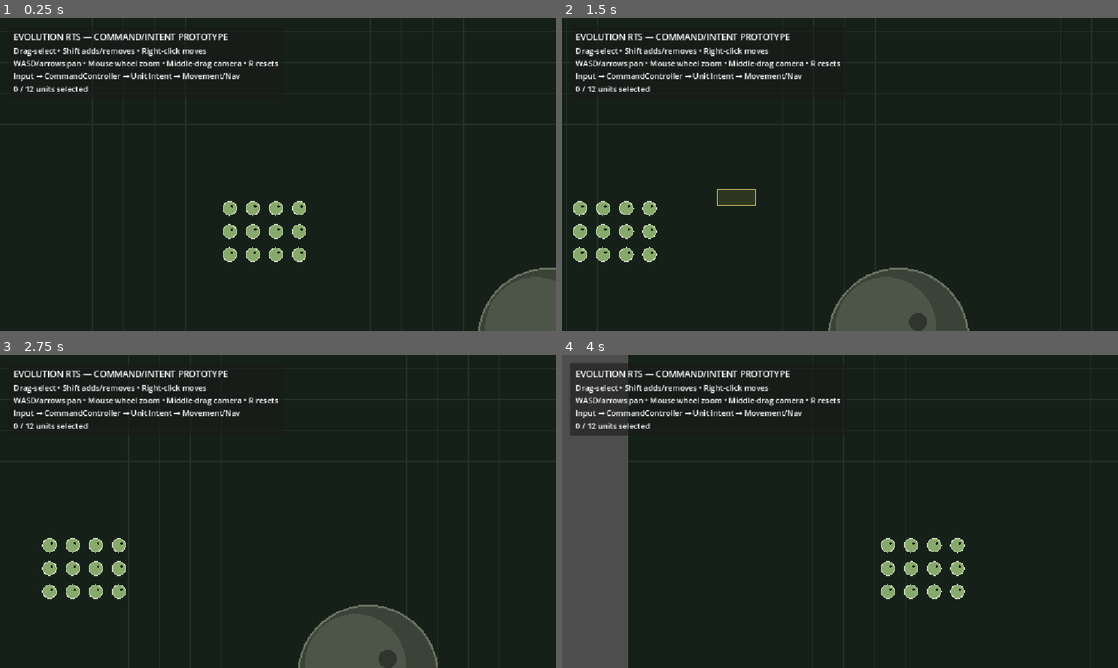
Above: before the commit, frames 1-4 (two rows, left to right).
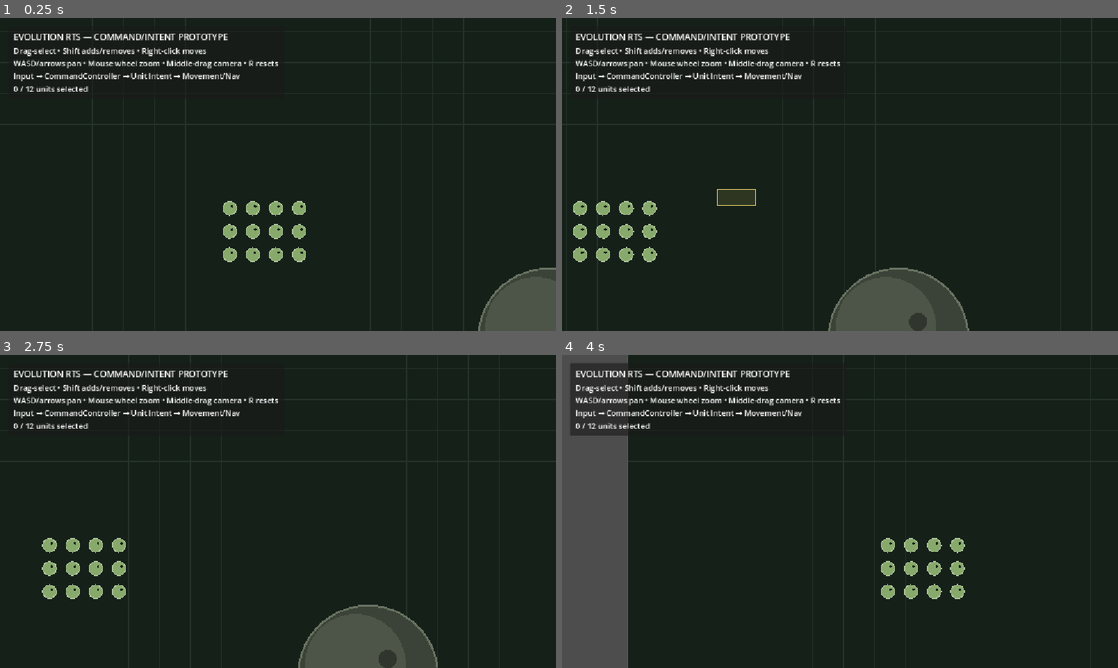
Above: after the commit, the same moments.

Repository: asbarbier/ChildrenOfTime
Game: Godot game, scene res://scenes/main.tscn
Same seed, same stepped clock (60 frames per second), same inputs: the game is played once before the commit and once after it.
Inputs (mouse positions are in pixels of both pictures, inside the frame that each line leads up to):
- Up to frame 1 (0.25 s): no input
- Up to frame 2 (1.5 s): tap Enter at 0.5 s; move the mouse to (962, 158) at 0.52 s; hold D 0.53-1.25 s; tap R at 0.6 s; click (962, 158) at 0.67 s; drag from (728, 190) to (812, 237) at 1.27 s
- Up to frame 3 (2.75 s): move the mouse to (333, 442) at 2.02 s; hold D from 2.03 s (still down); tap R at 2.1 s; click (333, 442) at 2.17 s
- Up to frame 4 (4 s): release D at 2.75 s; drag from (812, 574) to (673, 464) at 2.77 s; move the mouse to (1006, 558) at 3.52 s; hold A from 3.53 s (still down); tap R at 3.6 s; click (1006, 558) at 3.67 s

The runs differ from the first frame. In frame 1, 0.3% of the frame differs, in the area x 40-55%, y 58-78%; in frame 2, 0.3%; in frame 3, 0.3%, in the area x 7-23%, y 58-78%; in frame 4, 0.3%.

Commit message:
Build 7.0: compose faction and combat into unit intents

Diff:
--- a/scripts/unit.gd
+++ b/scripts/unit.gd
@@ -1,5 +1,8 @@
 class_name RTSUnit
 extends Node2D
+
+const RTSFactionComponentScript = preload("res://scripts/faction_component.gd")
+const RTSCombatComponentScript = preload("res://scripts/combat_component.gd")
 
 enum Intent {
 	IDLE,
@@ -10,6 +13,8 @@
 }
 
 signal intent_changed(previous_intent: int, current_intent: int)
+signal chase_repath_requested(unit, target)
+signal died(unit)
 
 @export var move_speed: float = 190.0
 @export var acceleration: float = 900.0
@@ -18,26 +23,89 @@
 @export var separation_radius: float = 34.0
 @export var separation_strength: float = 0.85
 @export var obstacle_clearance: float = 4.0
+@export var chase_repath_interval: float = 0.35
+@export var chase_repath_distance: float = 28.0
 
 var selected: bool = false
 var unit_id: int = 0
 var current_intent: Intent = Intent.IDLE
+var display_color := Color("87a96b")
+
+var faction_component: RTSFactionComponent
+var combat_component: RTSCombatComponent
+var attack_target: RTSUnit = null
+
 var target_position := Vector2.ZERO
 var current_velocity := Vector2.ZERO
 var navigation_path := PackedVector2Array()
 var path_index: int = 0
+var chase_repath_remaining: float = 0.0
+var last_chase_target_position := Vector2.ZERO
 
 func _ready() -> void:
 	target_position = global_position
 	add_to_group("rts_units")
+	_build_components()
+	queue_redraw()
+
+func _build_components() -> void:
+	faction_component = RTSFactionComponentScript.new() as RTSFactionComponent
+	faction_component.name = "Faction"
+	add_child(faction_component)
+
+	combat_component = RTSCombatComponentScript.new() as RTSCombatComponent
+	combat_component.name = "Combat"
+	add_child(combat_component)
+	combat_component.health_changed.connect(_on_health_changed)
+	combat_component.died.connect(_on_combat_died)
+
+func configure_affiliation(team_id: int, color: Color) -> void:
+	display_color = color
+	if faction_component != null:
+		faction_component.configure(team_id)
+	queue_redraw()
+
+func configure_combat(
+	health: float,
+	damage: float,
+	attack_range: float,
+	attack_cooldown: float
+) -> void:
+	if combat_component != null:
+		combat_component.configure(health, damage, attack_range, attack_cooldown)
 	queue_redraw()
 
 func set_selected(value: bool) -> void:
-	selected = value
+	selected = value and can_receive_commands()
 	queue_redraw()
 
 func can_receive_commands() -> bool:
-	return current_intent != Intent.DEAD
+	return current_intent != Intent.DEAD and is_alive()
+
+func is_alive() -> bool:
+	return combat_component != null and combat_component.is_alive()
+
+func get_team_id() -> int:
+	if faction_component == null:
+		return 0
+	return faction_component.team_id
+
+func is_on_team(team_id: int) -> bool:
+	return get_team_id() == team_id
+
+func is_hostile_to(other: RTSUnit) -> bool:
+	if other == null or faction_component == null or other.faction_component == null:
+		return false
+	return faction_component.is_hostile_to(other.faction_component)
+
+func is_valid_attack_target(other: RTSUnit) -> bool:
+	return (
+		other != null
+		and is_instance_valid(other)
+		and other != self
+		and other.is_alive()
+		and is_hostile_to(other)
+	)
 
 func command_move_to(world_position: Vector2) -> void:
 	var fallback_path := PackedVector2Array()
@@ -49,33 +117,42 @@
 	if not can_receive_commands():
 		return
 
-	navigation_path = path
-	path_index = 0
-
+	attack_target = null
+	_set_navigation_path(path, Intent.MOVE)
+
+func command_attack_target(target: RTSUnit, path: PackedVector2Array) -> void:
+	if not can_receive_commands() or not is_valid_attack_target(target):
+		return
+
+	attack_target = target
+	last_chase_target_position = target.global_position
+	chase_repath_remaining = 0.0
+
+	if _is_attack_target_in_range():
+		_begin_attacking()
+		return
+
+	_set_navigation_path(path, Intent.CHASE)
 	if navigation_path.is_empty():
+		_request_chase_repath()
+
+func command_chase_path(target: RTSUnit, path: PackedVector2Array) -> void:
+	if not can_receive_commands() or not is_valid_attack_target(target):
 		command_stop()
 		return
 
-	target_position = navigation_path[navigation_path.size() - 1]
-
-	while (
-		path_index < navigation_path.size()
-		and global_position.distance_to(navigation_path[path_index]) <= waypoint_tolerance
-	):
-		path_index += 1
-
-	if path_index >= navigation_path.size():
-		global_position = target_position
-		command_stop()
-		return
-
-	_set_intent(Intent.MOVE)
-	queue_redraw()
+	attack_target = target
+	last_chase_target_position = target.global_position
+
+	if _is_attack_target_in_range():
+		_begin_attacking()
+		return
+
+	_set_navigation_path(path, Intent.CHASE)
 
 func command_stop() -> void:
-	navigation_path = PackedVector2Array()
-	path_index = 0
-	target_position = global_position
+	attack_target = null
+	_clear_navigation()
 	current_velocity = Vector2.ZERO
 
 	if current_intent != Intent.DEAD:
@@ -85,8 +162,8 @@
 
 func mark_dead() -> void:
 	selected = false
-	navigation_path = PackedVector2Array()
-	path_index = 0
+	attack_target = null
+	_clear_navigation()
 	current_velocity = Vector2.ZERO
 	_set_intent(Intent.DEAD)
 	queue_redraw()
@@ -114,12 +191,94 @@
 	current_intent = next_intent
 	intent_changed.emit(previous_intent, current_intent)
 
+func _set_navigation_path(path: PackedVector2Array, next_intent: Intent) -> void:
+	navigation_path = path
+	path_index = 0
+
+	if navigation_path.is_empty():
+		current_velocity = Vector2.ZERO
+		if next_intent == Intent.MOVE:
+			command_stop()
+		else:
+			_set_intent(next_intent)
+		return
+
+	target_position = navigation_path[navigation_path.size() - 1]
+
+	while (
+		path_index < navigation_path.size()
+		and global_position.distance_to(navigation_path[path_index]) <= waypoint_tolerance
+	):
+		path_index += 1
+
+	_set_intent(next_intent)
+
+	if path_index >= navigation_path.size():
+		_on_navigation_path_finished()
+		return
+
+	queue_redraw()
+
+func _clear_navigation() -> void:
+	navigation_path = PackedVector2Array()
+	path_index = 0
+	target_position = global_position
+
 func _process(delta: float) -> void:
-	if current_intent != Intent.MOVE:
-		return
-
+	if chase_repath_remaining > 0.0:
+		chase_repath_remaining = maxf(0.0, chase_repath_remaining - delta)
+
+	match current_intent:
+		Intent.MOVE:
+			_process_navigation_movement(delta)
+		Intent.CHASE:
+			_process_chase(delta)
+		Intent.ATTACK:
+			_process_attack()
+
+func _process_chase(delta: float) -> void:
+	if not _has_valid_attack_target():
+		command_stop()
+		return
+
+	if _is_attack_target_in_range():
+		_begin_attacking()
+		return
+
+	if attack_target.global_position.distance_to(last_chase_target_position) >= chase_repath_distance:
+		_request_chase_repath()
+
+	if navigation_path.is_empty() or path_index >= navigation_path.size():
+		current_velocity = current_velocity.move_toward(Vector2.ZERO, acceleration * delta)
+		_request_chase_repath()
+		return
+
+	_process_navigation_movement(delta)
+
+	if current_intent == Intent.CHASE and _is_attack_target_in_range():
+		_begin_attacking()
+
+func _process_attack() -> void:
+	if not _has_valid_attack_target():
+		command_stop()
+		return
+
+	if not _is_attack_target_in_range():
+		_clear_navigation()
+		current_velocity = Vector2.ZERO
+		_set_intent(Intent.CHASE)
+		_request_chase_repath()
+		return
+
+	current_velocity = Vector2.ZERO
+	if combat_component.try_attack(attack_target.combat_component):
+		attack_target.queue_redraw()
+
+func _process_navigation_movement(delta: float) -> void:
 	_advance_path_if_needed()
-	if current_intent != Intent.MOVE:
+	if current_intent != Intent.MOVE and current_intent != Intent.CHASE:
+		return
+	if path_index >= navigation_path.size():
 		return
 
 	var waypoint: Vector2 = navigation_path[path_index]
@@ -158,9 +317,47 @@
 		path_index += 1
 
 	if path_index >= navigation_path.size():
+		_on_navigation_path_finished()
+
+func _on_navigation_path_finished() -> void:
+	if current_intent == Intent.MOVE:
 		if global_position.distance_to(target_position) <= waypoint_tolerance:
 			global_position = target_position
 		command_stop()
+		return
+
+	if current_intent == Intent.CHASE:
+		_clear_navigation()
+		current_velocity = Vector2.ZERO
+		if _is_attack_target_in_range():
+			_begin_attacking()
+		else:
+			_request_chase_repath()
+
+func _begin_attacking() -> void:
+	_clear_navigation()
+	current_velocity = Vector2.ZERO
+	_set_intent(Intent.ATTACK)
+	queue_redraw()
+
+func _request_chase_repath() -> void:
+	if chase_repath_remaining > 0.0 or not _has_valid_attack_target():
+		return
+
+	chase_repath_remaining = chase_repath_interval
+	last_chase_target_position = attack_target.global_position
+	chase_repath_requested.emit(self, attack_target)
+
+func _has_valid_attack_target() -> bool:
+	return attack_target != null and is_instance_valid(attack_target) and is_valid_attack_target(attack_target)
+
+func _is_attack_target_in_range() -> bool:
+	if not _has_valid_attack_target() or combat_component == null:
+		return false
+
+	var center_distance: float = global_position.distance_to(attack_target.global_position)
+	var edge_distance: float = maxf(0.0, center_distance - radius - attack_target.radius)
+	return edge_distance <= combat_component.attack_range
 
 func _get_separation_force() -> Vector2:
 	var force := Vector2.ZERO
@@ -170,7 +367,7 @@
 			continue
 
 		var other := node as RTSUnit
-		if other.current_intent == Intent.DEAD:
+		if not other.is_alive():
 			continue
 
 		var offset: Vector2 = global_position - other.global_position
@@ -202,20 +399,44 @@
 		global_position = obstacle.global_position + offset.normalized() * minimum_distance
 
 func contains_point(world_point: Vector2) -> bool:
-	return global_position.distance_to(world_point) <= radius + 6.0
+	return is_alive() and global_position.distance_to(world_point) <= radius + 6.0
+
+func _on_health_changed(_current_health: float, _max_health: float) -> void:
+	queue_redraw()
+
+func _on_combat_died() -> void:
+	mark_dead()
+	died.emit(self)
 
 func _draw() -> void:
-	# Placeholder unit art: readable now, replaceable later.
-	draw_circle(Vector2.ZERO, radius, Color("87a96b"))
-	draw_arc(Vector2.ZERO, radius, 0.0, TAU, 24, Color("c7d7b5"), 2.0)
+	var body_color := display_color if is_alive() else Color("4a4f49")
+	var outline_color := body_color.lightened(0.3) if is_alive() else Color("686d67")
+
+	draw_circle(Vector2.ZERO, radius, body_color)
+	draw_arc(Vector2.ZERO, radius, 0.0, TAU, 24, outline_color, 2.0)
 	draw_circle(Vector2(5, -4), 2.5, Color("172017"))
 
-	if selected:
+	if is_alive() and combat_component != null and combat_component.current_health < combat_component.max_health:
+		_draw_health_bar()
+
+	if selected and is_alive():
 		draw_arc(Vector2.ZERO, radius + 6.0, 0.0, TAU, 32, Color("f0d96b"), 3.0)
 		_draw_remaining_path()
 
+func _draw_health_bar() -> void:
+	var bar_width: float = 34.0
+	var bar_height: float = 5.0
+	var bar_origin := Vector2(-bar_width * 0.5, -radius - 13.0)
+	var ratio: float = combat_component.get_health_ratio()
+
+	draw_rect(Rect2(bar_origin, Vector2(bar_width, bar_height)), Color("20241f"), true)
+	draw_rect(Rect2(bar_origin, Vector2(bar_width * ratio, bar_height)), display_color.lightened(0.25), true)
+
 func _draw_remaining_path() -> void:
-	if current_intent != Intent.MOVE or path_index >= navigation_path.size():
+	if (
+		(current_intent != Intent.MOVE and current_intent != Intent.CHASE)
+		or path_index >= navigation_path.size()
+	):
 		return
 
 	var points := PackedVector2Array()
